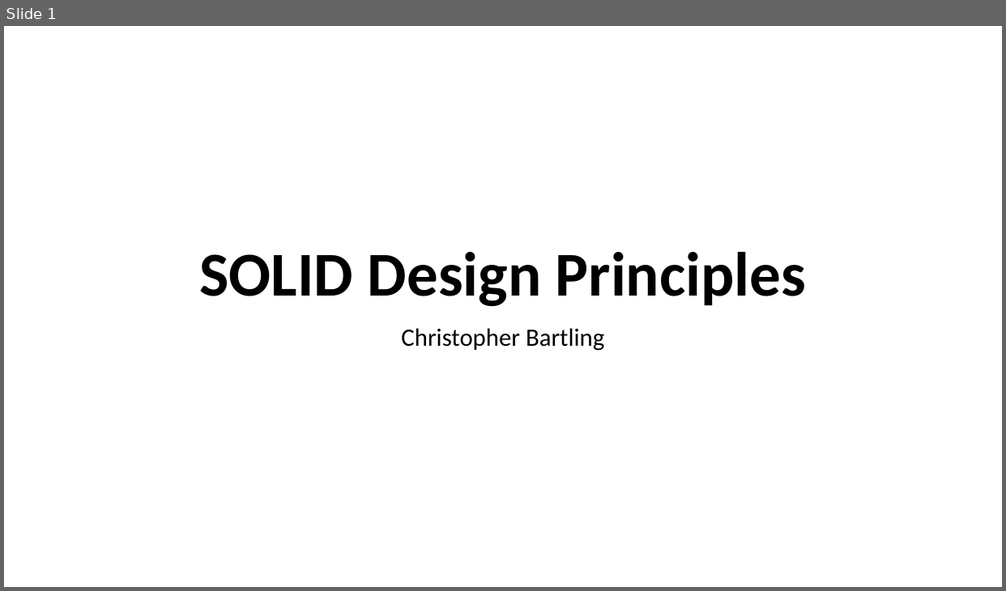
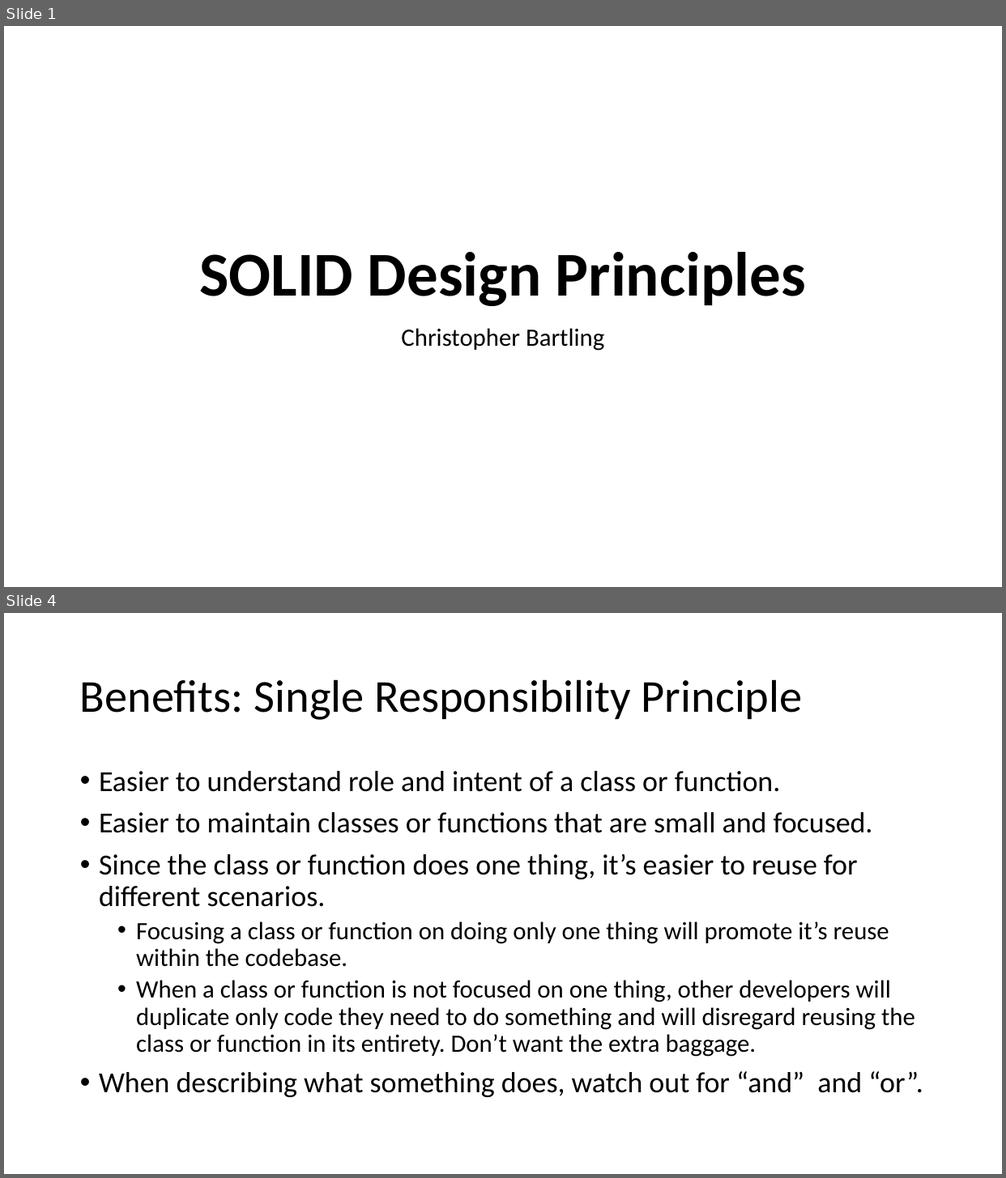
Before and after one commit to cebartling/test-driven, a slide deck: presentations/SOLID Design Principles.pptx. Shown one above the other, each under a label of ours: slide 1 before the commit, slides 1 and 4 after it; the slides between them are not shown. The pictures are 1006x591 and 1006x1178 pixels, drawn with LibreOffice and Linux fonts; fonts in the diff are those of the drawing. Boxes give left, top, right and bottom in pixels: in the first picture for what was removed or moved away, otherwise in the second. Text is boxed around its words. In the diff, an @@ line names an element or a change of style, - is before the commit and + after.

Commit message:
Code smells and SOLID Design Principles presentations final cut

```diff
--- a/presentations/SOLID Design Principles.pptx
+++ b/presentations/SOLID Design Principles.pptx
@@ slide 4 added at [4,613,1002,1174], background #FFFFFF @@
@@ title added at [80,679,803,720], 44 pt, text #000000 @@
+Benefits: Single Responsibility Principle
@@ text added at [99,771,923,1097], 24 pt, text #000000 @@
+• Easier to understand role and intent of a class or function.
+• Easier to maintain classes or functions that are small and focused.
+• Since the class or function does one thing, it’s easier to reuse for different scenarios.
+  • Focusing a class or function on doing only one thing will promote it’s reuse within the codebase.
+  • When a class or function is not focused on one thing, other developers will duplicate only code they need to do something and will disregard reusing the class or function in its entirety. Don’t want the extra baggage.
+• When describing what something does, watch out for “and” and “or”.
```
Also in this commit, not shown: 6 slides changed, 4 other slides added, 1 slide removed, 1 other file.
